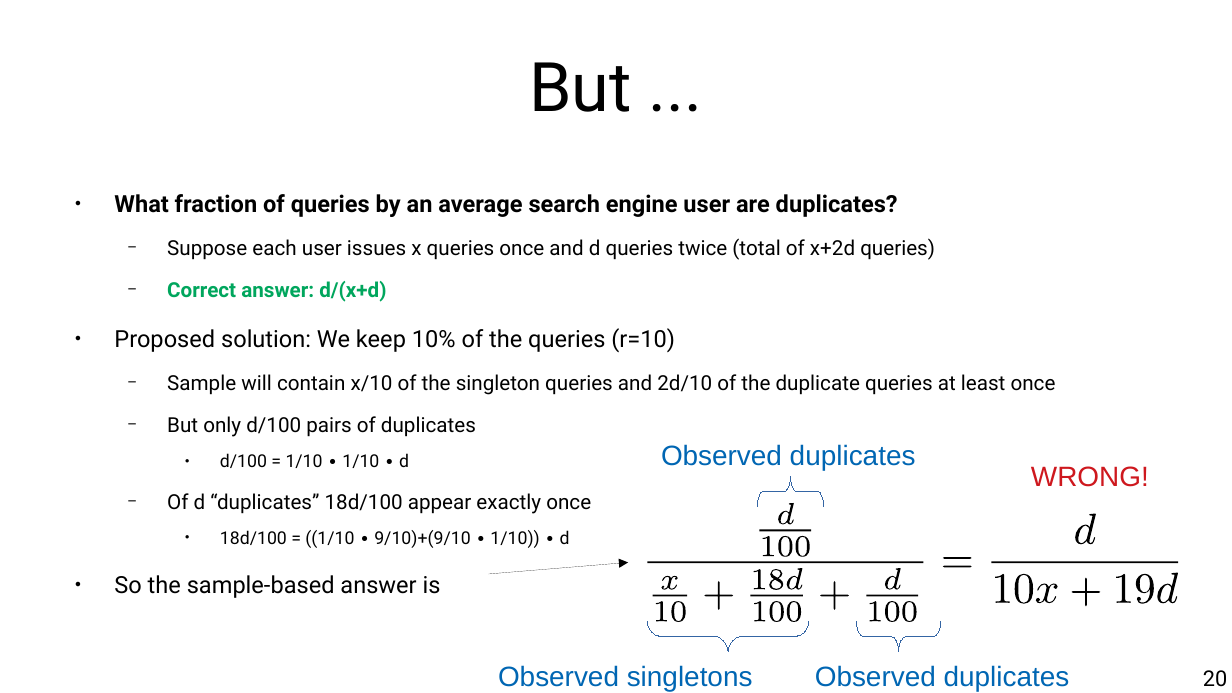
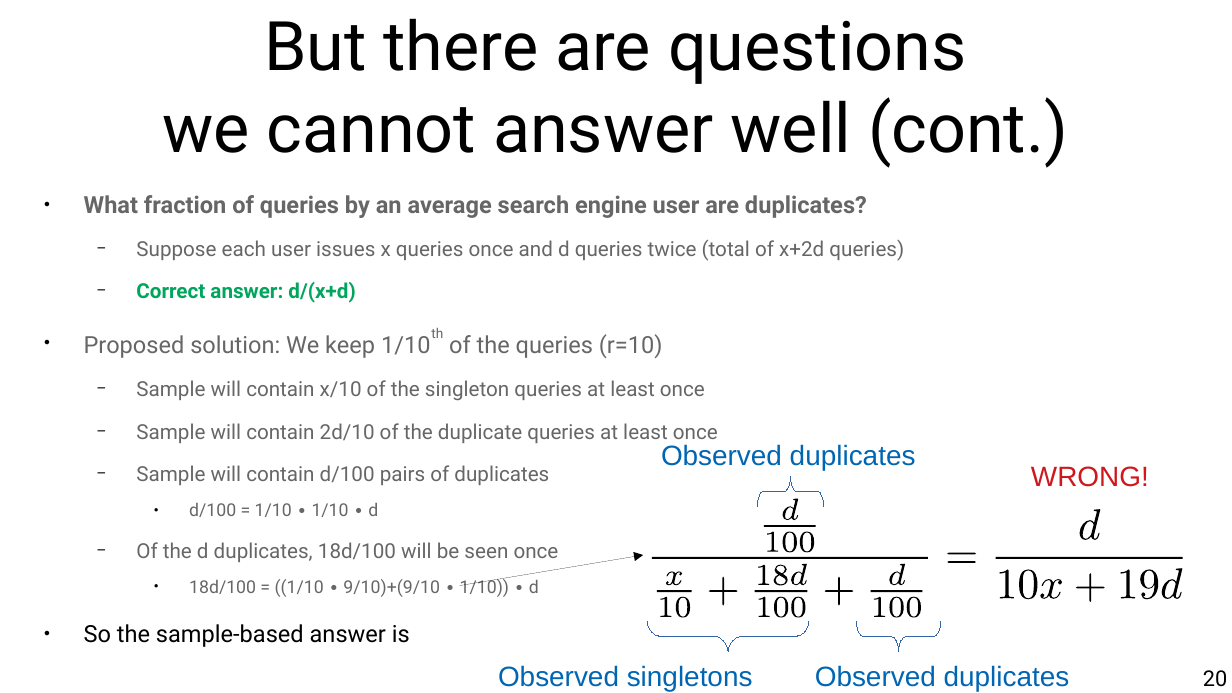
Before and after one commit to marco-calautti/data-mining-course, a slide deck: slide 20 of theory/tt10_streams.odp. Drawn at 1232x693 pixels with LibreOffice and Linux fonts; fonts in the diff are those of the drawing. Boxes give left, top, right and bottom in pixels: in the first picture for what was removed or moved away, otherwise in the second. Text is boxed around its words. In the diff, an @@ line names an element or a change of style, - is before the commit and + after.

```diff
--- a/theory/tt10_streams.odp
+++ b/theory/tt10_streams.odp
@@ title at (x1=162, y1=18, x2=1068, y2=168): text changed @@
-But ...
+But there are questions
+we cannot answer well (cont.)
@@ text "What fraction of queries by ..." moved from (x1=114, y1=194, x2=1056, y2=598) to (x1=84, y1=195, x2=904, y2=597) @@
@@ text at (x1=84, y1=195, x2=904, y2=597): text colour #000000 to #666666 in "What fraction of queries by an average ...", "Suppose each user issues x queries once ...", "d/100 = 1/10 ∙ 1/10 ∙ d", "18d/100 = ((1/10 ∙ 9/10)+(9/10 ∙ 1/10)) ..." @@
@@ text at (x1=84, y1=334, x2=718, y2=485): text changed; text colour #000000 to #666666 @@
-● Proposed solution: We keep 10% of the queries (r=10)
-  − Sample will contain x/10 of the singleton queries and 2d/10 of the duplicate queries at least once
-  − But only d/100 pairs of duplicates
+● Proposed solution: We keep 1/10th of the queries (r=10)
+  − Sample will contain x/10 of the singleton queries at least once
+  − Sample will contain 2d/10 of the duplicate queries at least once
+  − Sample will contain d/100 pairs of duplicates
@@ text at (x1=136, y1=542, x2=559, y2=562): text changed; text colour #000000 to #666666 @@
-  − Of d “duplicates” 18d/100 appear exactly once
+  − Of the d duplicates, 18d/100 will be seen once
@@ arrow moved from (489, 575) - (628, 562) to (459, 586) - (644, 556) @@
@@ 34 freeform shapes moved together from (x1=647, y1=503, x2=1179, y2=623) to (x1=652, y1=499, x2=1184, y2=618) @@
```
Also in this commit, not shown: 39 other slides changed.
